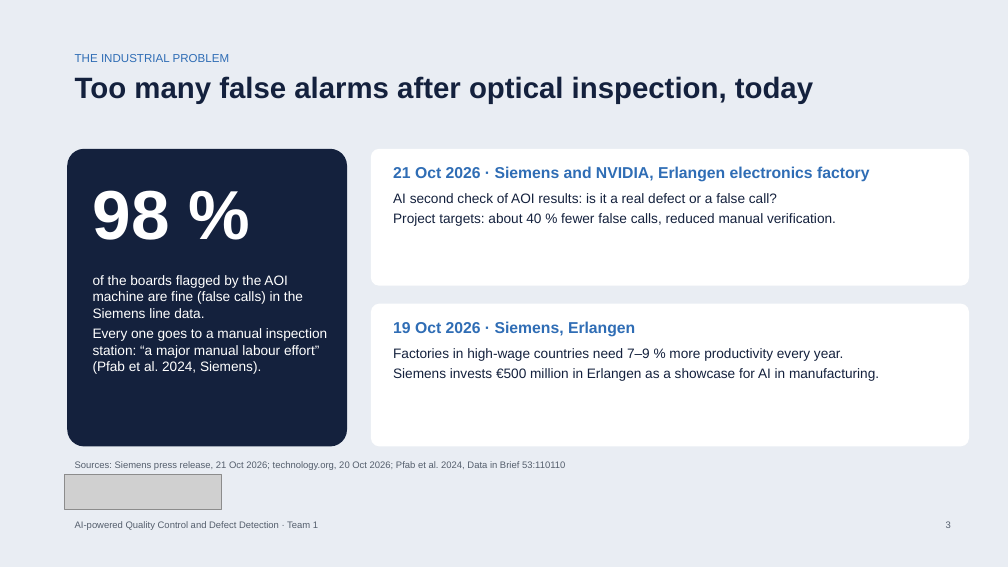
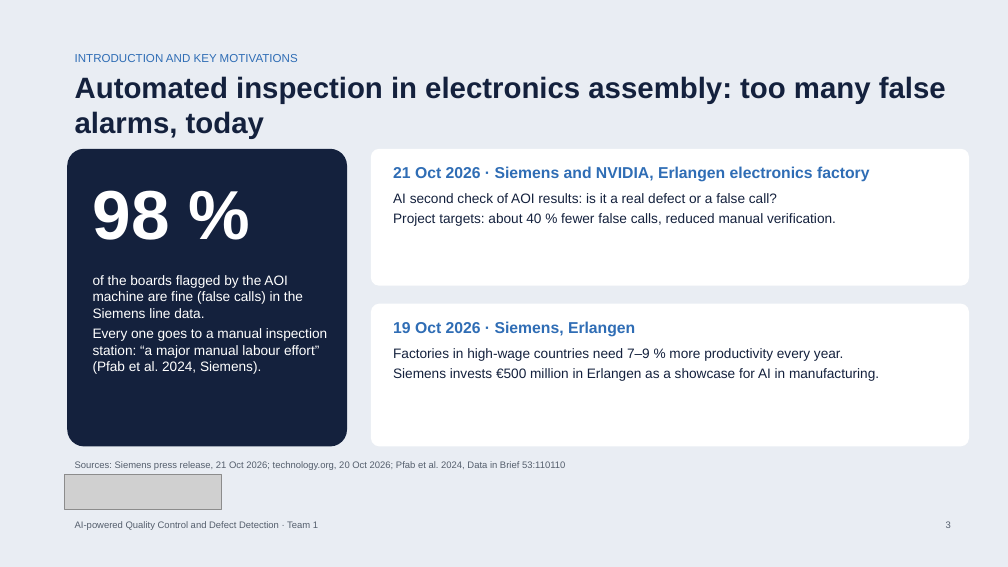
Before and after one commit to bodhi584/aoi-decision-gate, a slide deck: slide 3 of docs/slides_revised_topic.pptx. Drawn at 1008x567 pixels with LibreOffice and Linux fonts; fonts in the diff are those of the drawing; grey boxes stand for pictures. Boxes give left, top, right and bottom in pixels: in the first picture for what was removed or moved away, otherwise in the second. Text is boxed around its words. In the diff, an @@ line names an element or a change of style, - is before the commit and + after.

```diff
--- a/docs/slides_revised_topic.pptx
+++ b/docs/slides_revised_topic.pptx
@@ text at (75, 54, 298, 62): text changed @@
-THE INDUSTRIAL PROBLEM
+INTRODUCTION AND KEY MOTIVATIONS
@@ text at (75, 76, 946, 139): text changed @@
-Too many false alarms after optical inspection, today
+Automated inspection in electronics assembly: too many false alarms, today
```
Also in this commit, not shown: 5 other slides changed, 4 other files.
